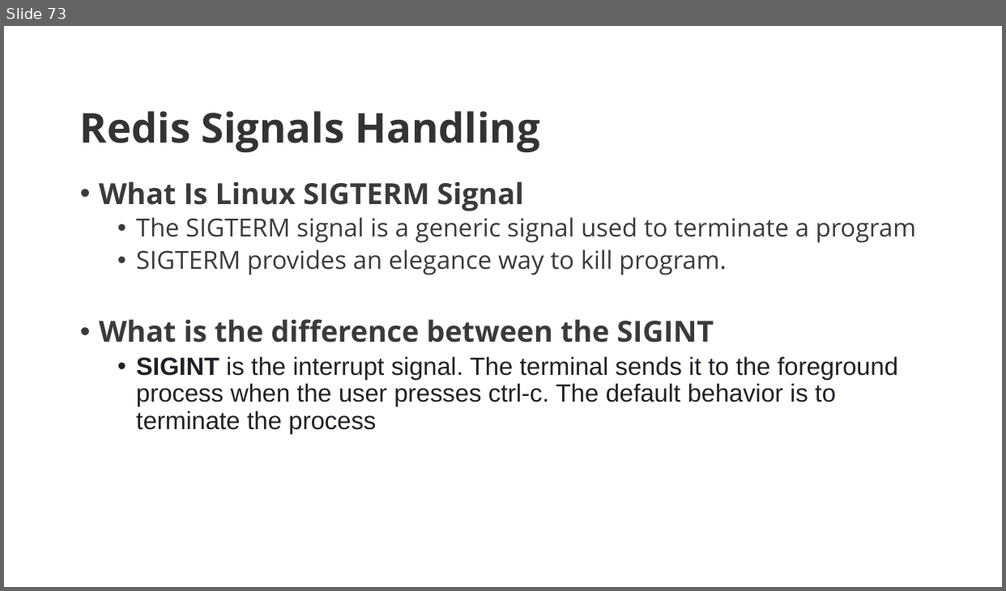
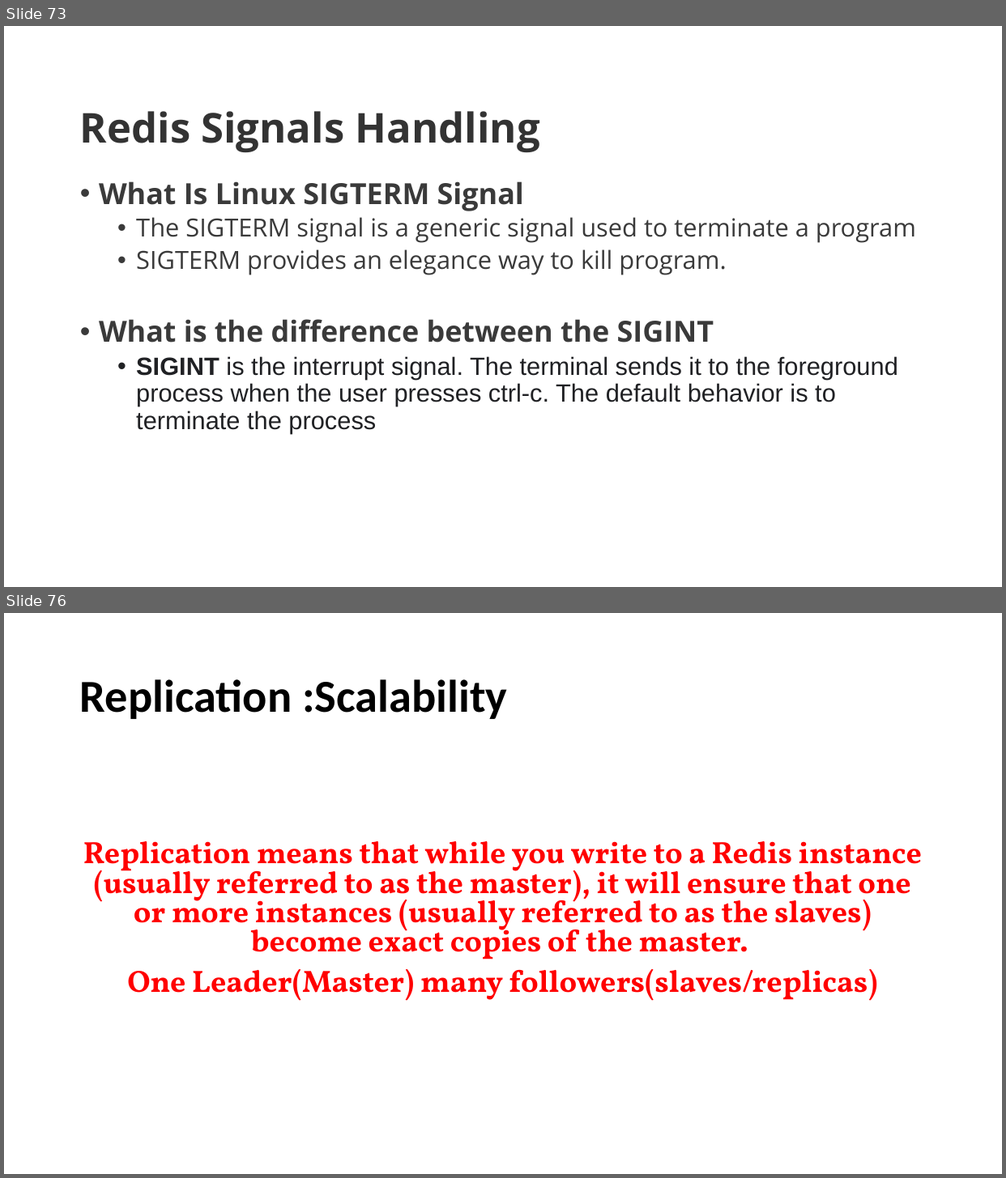
Before and after one commit to GreenwaysTechnology/IBM-DEC-Redis, a slide deck: Redis Admin Guide.pptx. Shown one above the other, each under a label of ours: slide 73 before the commit, slides 73 and 76 after it; the slides between them are not shown. The pictures are 1006x591 and 1006x1178 pixels, drawn with LibreOffice and Linux fonts; fonts in the diff are those of the drawing. Boxes give left, top, right and bottom in pixels: in the first picture for what was removed or moved away, otherwise in the second. Text is boxed around its words. In the diff, an @@ line names an element or a change of style, - is before the commit and + after.

Commit message:
redis

```diff
--- a/Redis Admin Guide.pptx
+++ b/Redis Admin Guide.pptx
@@ slide 76 added at [4,613,1002,1174], background #FFFFFF @@
@@ title added at [80,679,507,719], 44 pt, text #000000, bold @@
+Replication :Scalability
@@ text added at [83,841,922,1001], 29.6 pt, text #FF0000, bold @@
+Replication means that while you write to a Redis instance (usually referred to as the master), it will ensure that one or more instances (usually referred to as the slaves) become exact copies of the master.
+One Leader(Master) many followers(slaves/replicas)
```
Also in this commit, not shown: 33 other slides added, 4 other files.
